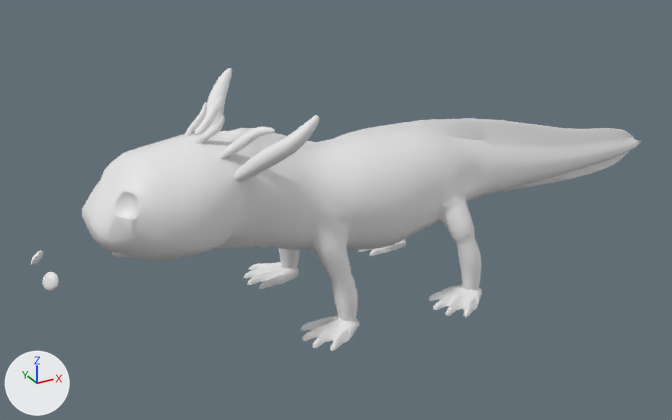
One commit to the FBX model space axolotl/Assets/Beepboop/Animation/bb-idle.fbx: the scene before it, then after it.
Both versions are drawn from a 50 mm camera at (-1.96, -3.0, 1.58) aimed at (-0.07, 0.44, -0.14). The lights are fixed; the arrows at lower left show +X, +Y and +Z. Where no turn or scale is listed for an object, it has been applied to the vertices.

Before the edit, the objects in view are built like this:
```python
me_mesh = bpy.data.meshes.new('Mesh')
me_mesh.from_pydata(...)  # 114 vertices, 128 faces; spans x -0.037..0.037, y -0.0382..0.0382, z -0.039..0.039
me_mesh_001 = bpy.data.meshes.new('Mesh.001')
me_mesh_001.from_pydata(...)  # 114 vertices, 128 faces; spans x -0.0357..0.0357, y -0.0385..0.0385, z -0.0396..0.0396
me_mesh_002 = bpy.data.meshes.new('Mesh.002')
me_mesh_002.from_pydata(...)  # 8527 vertices, 8817 faces; spans x -1.35..1.26, y -0.41..0.41, z -0.45..0.45
ob_eye = bpy.data.objects.new('eye', me_mesh)
ob_eye.location = (-1.254, 1.394, -0.519)
ob_eye_3 = bpy.data.objects.new('eye_3', me_mesh_001)
ob_eye_3.location = (-1.253, 1.116, -0.521)
ob_final1_2 = bpy.data.objects.new('final1_2', me_mesh_002)
ob_final1_2.location = (0.046, -0.047, 0.178)
```
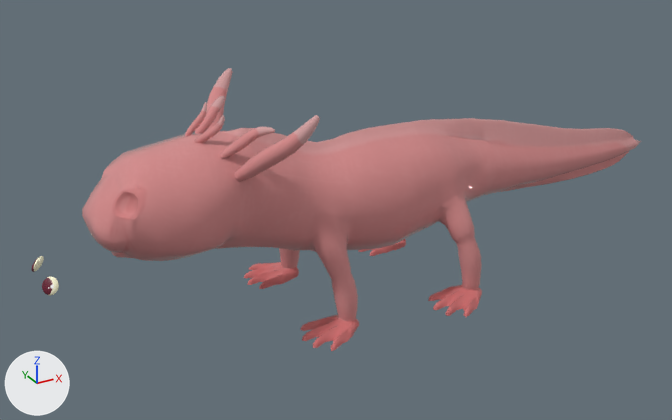
The newer file is also turned or shifted as a whole; pictures and numbers use the older file's frame.

Boxes [x1, y1, x2, y2] around the edits, measured in the pictures (672 x 420 px; the box of a moved part takes in the faces that stretch with it):
'final1_1', added
    after: [31, 256, 59, 296]
'eye_3', deleted
    before: [42, 272, 59, 291]
'eye', deleted
    before: [31, 250, 43, 266]
part 1 of me_mesh_002, cut back
    before: [246, 219, 359, 348]
    after: [247, 260, 352, 348]
part 2 of me_mesh_002, moved or reshaped
    before: [358, 202, 478, 316]
    after: [358, 250, 478, 316]
part 3 of me_mesh_002, moved or reshaped
    before: [105, 102, 320, 191]
    after: [123, 103, 320, 193]
part 4 of me_mesh_002, recoloured (grey to pink)
    both: [82, 68, 641, 351]

The change, as a list of edits to the scene's bpy script:
```text
Add img_bb_mat_2_roughness_png:
    img_bb_mat_2_roughness_png = load_image('bb_Mat.2_Roughness.png', '../../Materials/textures/bb_Mat.2_Roughness.png', 2048, 2048, 'sRGB')
Add img_bb_mat_2_basecolor_png:
    img_bb_mat_2_basecolor_png = load_image('bb_Mat.2_BaseColor.png', '../../Materials/textures/bb_Mat.2_BaseColor.png', 2048, 2048, 'sRGB')
Add img_bb_mat_1_basecolor_png:
    img_bb_mat_1_basecolor_png = load_image('bb_Mat.1_BaseColor.png', '../../Materials/textures/bb_Mat.1_BaseColor.png', 2048, 2048, 'sRGB')
Add mat_mat:
    mat_mat = bpy.data.materials.new('Mat')
    # uses the picture img_bb_mat_2_basecolor_png
    # uses the picture img_bb_mat_2_roughness_png
Add mat_mat_1:
    mat_mat_1 = bpy.data.materials.new('Mat.1')
    # uses the picture img_bb_mat_1_basecolor_png
Change me_mesh_002:
    used by ob_final1_2; location = (0.046, -0.047, 0.178)
    remove me_mesh_002.from_pydata(...)  # 8527 vertices, 8817 faces; spans x -1.35..1.26, y -0.41..0.41, z -0.45..0.45
    add me_mesh_002.from_pydata(...)  # 8365 vertices, 8652 faces; spans x -1.35..1.26, y -0.41..0.41, z -0.45..0.45
    me_mesh_002 part 1: 29 vertices moved from x -0.66..-0.43, y -0.32..0.3, z -0.45..-0.11 to x -0.66..-0.43, y -0.32..0.3, z -0.45..-0.12; 153 vertices removed from x -0.66..-0.43, y -0.34..0.34, z -0.45..-0.03; 49 vertices added at x -0.66..-0.43, y -0.34..0.34, z -0.45..-0.36
    me_mesh_002 part 2: 28 vertices moved within x -0.1..0.05, y -0.36..0.36, z -0.45..-0.42; 89 vertices removed from x -0.1..0.11, y -0.37..0.37, z -0.45..-0.06; 33 vertices added at x -0.1..0.08, y -0.37..0.37, z -0.45..-0.4
    me_mesh_002 part 3: 21 vertices moved within x -0.96..-0.74, y -0.23..0.23, z 0.22..0.41; 32 vertices removed from x -1.24..-0.64, y -0.35..0.4, z 0.22..0.45; 32 vertices added at x -1.23..-0.63, y -0.35..0.4, z 0.22..0.45
    me_mesh_002 part 4: 7698 faces spanning x -1.35..1.26, y -0.41..0.41, z -0.45..0.45 switch from no material to mat_mat
Add me_mesh_1:
    me_mesh_1.from_pydata(...)  # 228 vertices, 256 faces; spans x -0.036..0.036, y -0.173..0.173, z -0.04..0.04
    me_mesh_1.materials.append(mat_mat_1)
Remove ob_eye_3:
    ob_eye_3 = bpy.data.objects.new('eye_3', me_mesh_001)
    ob_eye_3.location = (-1.253, 1.116, -0.521)
Remove ob_eye:
    ob_eye = bpy.data.objects.new('eye', me_mesh)
    ob_eye.location = (-1.254, 1.394, -0.519)
Add ob_final1_1:
    ob_final1_1 = bpy.data.objects.new('final1_1', me_mesh_1)
    ob_final1_1.location = (-1.258, 1.241, -0.541)
```
